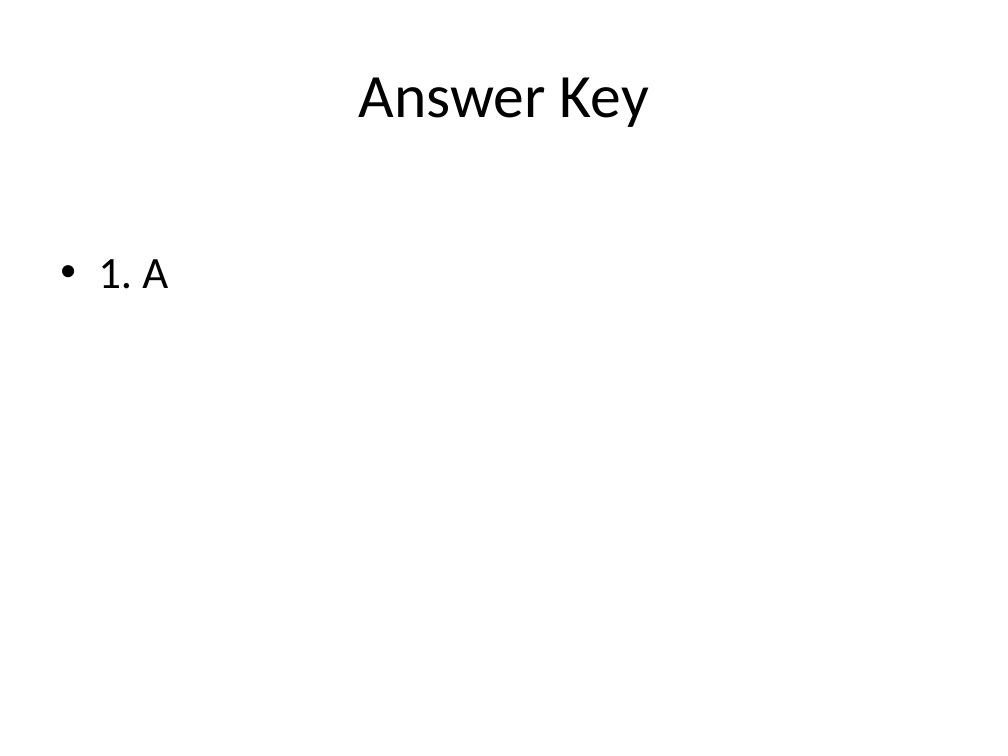
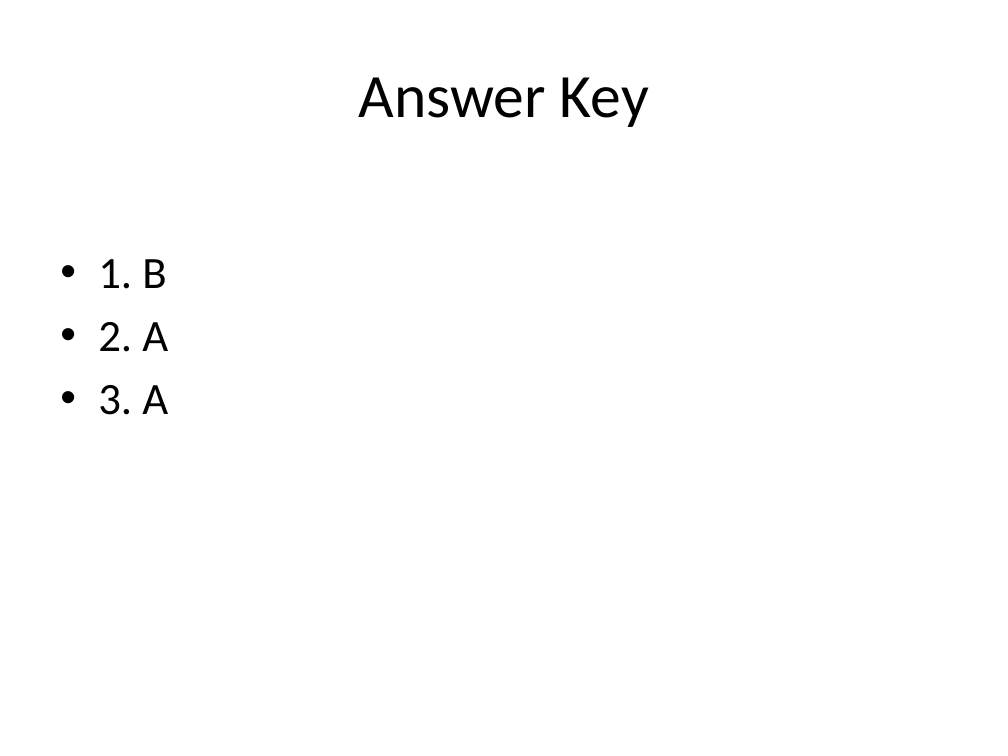
Before and after one commit to possibly-nrs-14/rag-sme, a slide deck: slide 4 of exports/quiz.pptx (slide 2 before the commit). Drawn at 1008x756 pixels with LibreOffice and Linux fonts; fonts in the diff are those of the drawing. Boxes give left, top, right and bottom in pixels: in the first picture for what was removed or moved away, otherwise in the second. Text is boxed around its words. In the diff, an @@ line names an element or a change of style, - is before the commit and + after.

```diff
--- a/exports/quiz.pptx
+++ b/exports/quiz.pptx
@@ text at (98, 259, 168, 415): text changed @@
-• 1. A
+• 1. B
+• 2. A
+• 3. A
```
Also in this commit, not shown: 1 other slide changed, 2 slides added, 8 other files.
